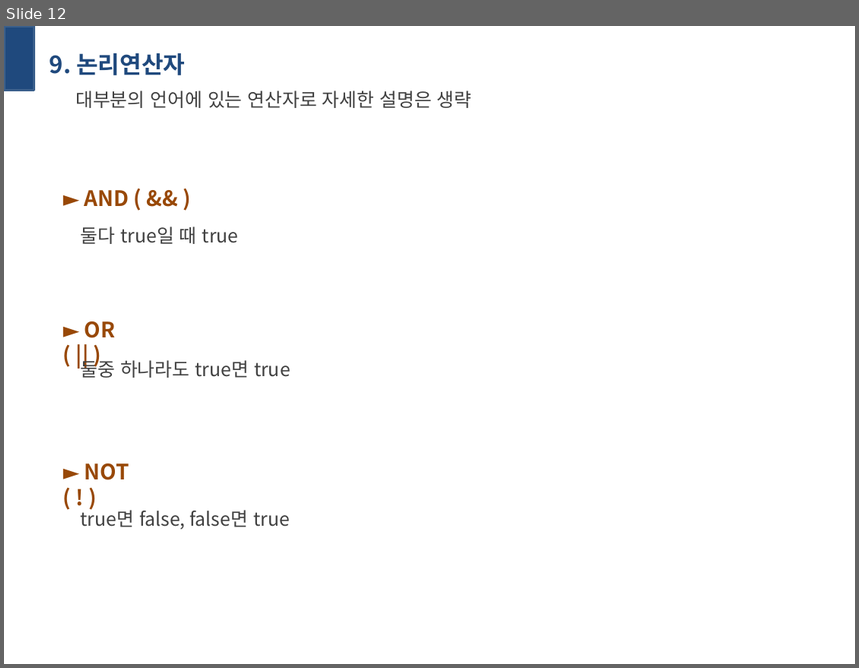
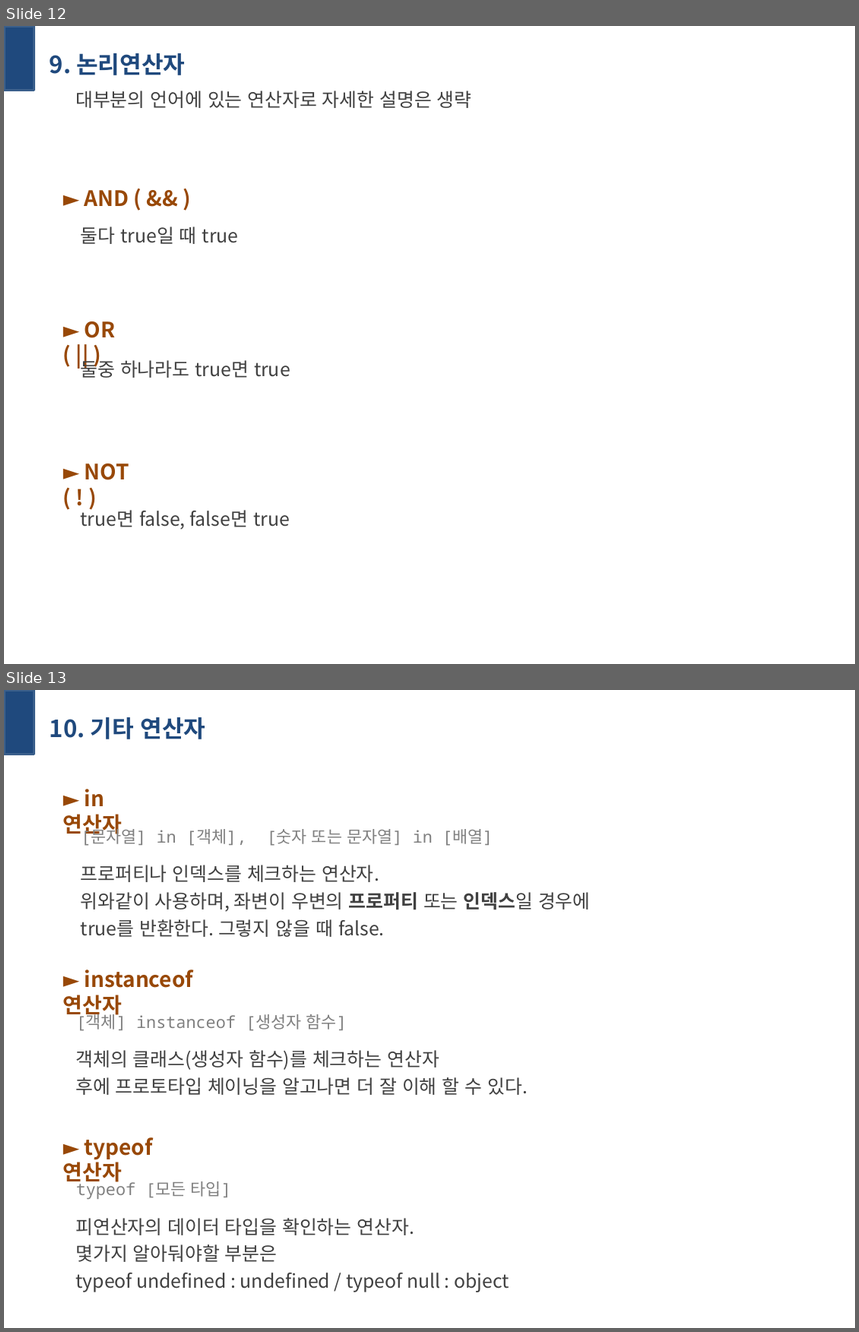
Before and after one commit to primrose201/studyspace, a slide deck: Javascript_Perfect_Guide/week02_c04.pptx. Shown one above the other, each under a label of ours: slide 12 before the commit, slides 12 and 13 after it. The pictures are 859x668 and 859x1332 pixels, drawn with LibreOffice and Linux fonts; fonts in the diff are those of the drawing. Boxes give left, top, right and bottom in pixels: in the first picture for what was removed or moved away, otherwise in the second. Text is boxed around its words. In the diff, an @@ line names an element or a change of style, - is before the commit and + after.

```diff
--- a/Javascript_Perfect_Guide/week02_c04.pptx
+++ b/Javascript_Perfect_Guide/week02_c04.pptx
@@ slide 13 added at (4,690,855,1328), background #FFFFFF @@
@@ rectangle added at (4,690,34,755), fill #1F497D, outline #3A5F8C 2 pt @@
@@ title added at (50,717,206,739), 20 pt, text #1F497D, bold @@
+10. 기타 연산자
@@ text added at (63,789,122,838), 18 pt, text #984807, bold @@
+► in 연산자
@@ text added at (81,828,493,846), 14 pt, text #808080 @@
+[문자열] in [객체], [숫자 또는 문자열] in [배열]
@@ text added at (81,865,591,937), 16 pt, text #404040 @@
+프로퍼티나 인덱스를 체크하는 연산자.
+위와같이 사용하며, 좌변이 우변의 프로퍼티 또는 인덱스일 경우에
+true를 반환한다. 그렇지 않을 때 false.
@@ text added at (63,970,193,1019), 18 pt, text #984807, bold @@
+► instanceof 연산자
@@ text added at (76,1013,347,1031), 14 pt, text #808080 @@
+[객체] instanceof [생성자 함수]
@@ text added at (75,1050,528,1095), 16 pt, text #404040 @@
+객체의 클래스(생성자 함수)를 체크하는 연산자
+후에 프로토타입 체이닝을 알고나면 더 잘 이해 할 수 있다.
@@ text added at (63,1138,153,1186), 18 pt, text #984807, bold @@
+► typeof 연산자
@@ text added at (76,1181,231,1200), 14 pt, text #808080 @@
+typeof [모든 타입]
@@ text added at (75,1218,509,1293), 16 pt, text #404040 @@
+피연산자의 데이터 타입을 확인하는 연산자.
+몇가지 알아둬야할 부분은
+typeof undefined : undefined / typeof null : object
```
Also in this commit, not shown: 1 slide changed, 2 other slides added, 2 slides removed.
